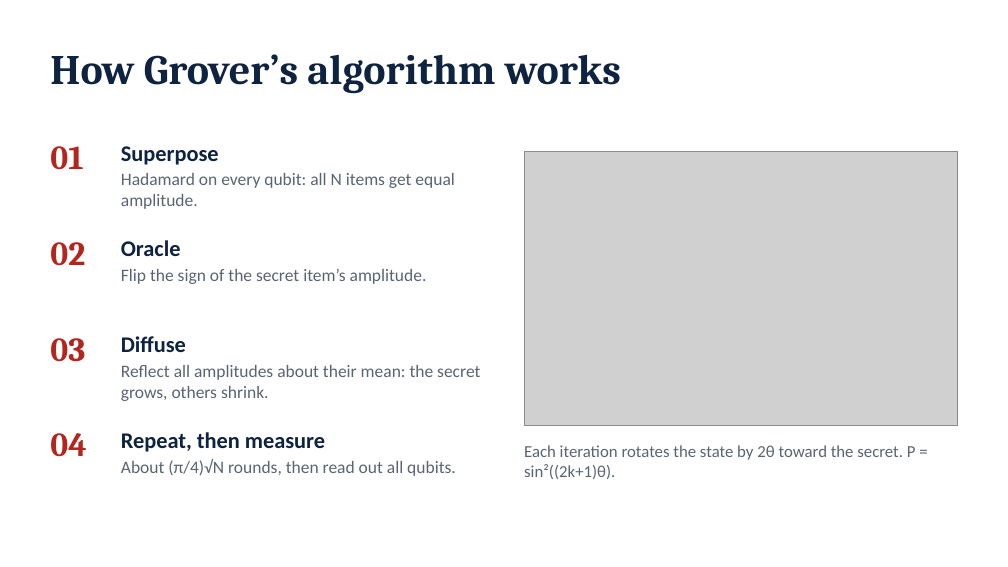
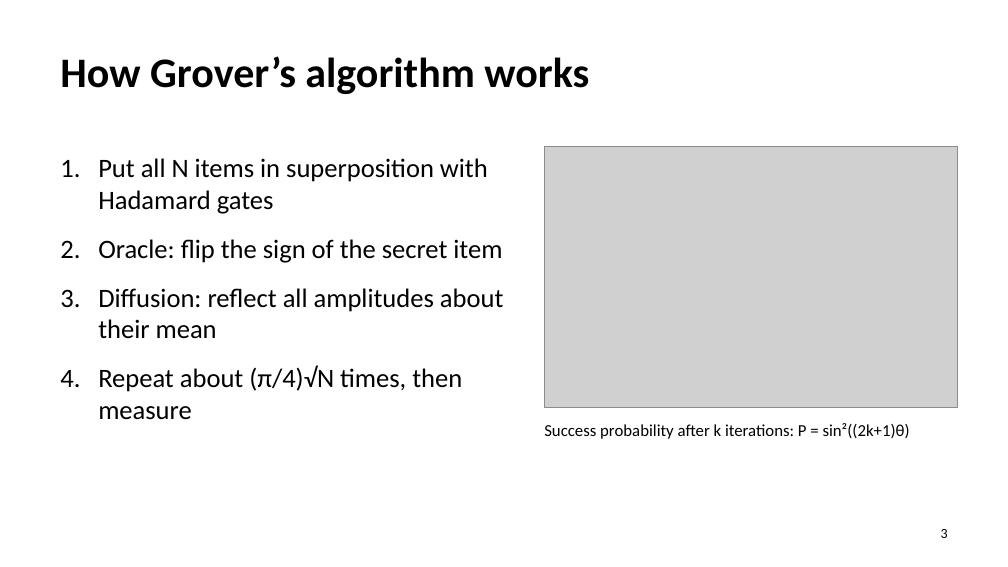
Before and after one commit to Kavin-JS/GrovX, a slide deck: slide 3 of files/GrovX_Presentation.pptx. Drawn at 1008x567 pixels with LibreOffice and Linux fonts; fonts in the diff are those of the drawing; grey boxes stand for pictures. Boxes give left, top, right and bottom in pixels: in the first picture for what was removed or moved away, otherwise in the second. Text is boxed around its words. In the diff, an @@ line names an element or a change of style, - is before the commit and + after.

```diff
--- a/files/GrovX_Presentation.pptx
+++ b/files/GrovX_Presentation.pptx
@@ text "How Grover’s algorithm works": place and size @@
-text "How Grover’s algorithm works" at [50,54,621,94]
+text "How Grover’s algorithm works" at [60,56,589,94]
@@ text "How Grover’s algorithm works" at [60,56,589,94]: font Cambria to Calibri, text colour #0E2340 to #000000 @@
@@ text removed at [50,146,83,170] @@
-01
@@ text removed at [121,146,219,165] @@
-Superpose
@@ picture: place and size @@
-picture at [524,151,958,425]
+picture at [544,146,958,407]
@@ text added at [98,158,503,420], 19 pt, text #000000 @@
+1. Put all N items in superposition with Hadamard gates
+2. Oracle: flip the sign of the secret item
+3. Diffusion: reflect all amplitudes about their mean
+4. Repeat about (π/4)√N times, then measure
@@ text removed at [121,173,454,209] @@
-Hadamard on every qubit: all N items get equal amplitude.
@@ text removed at [50,242,85,266] @@
-02
@@ text removed at [121,240,181,256] @@
-Oracle
@@ text removed at [121,269,427,284] @@
-Flip the sign of the secret item’s amplitude.
@@ text removed at [50,338,85,362] @@
-03
@@ text removed at [121,336,186,352] @@
-Diffuse
@@ text removed at [121,365,480,401] @@
-Reflect all amplitudes about their mean: the secret grows, others shrink.
@@ text removed at [50,433,87,457] @@
-04
@@ text removed at [121,432,325,452] @@
-Repeat, then measure
@@ text at [544,423,910,439]: text changed; text colour #5B6472 to #000000 @@
-Each iteration rotates the state by 2θ toward the secret. P = sin²((2k+1)θ).
+Success probability after k iterations: P = sin²((2k+1)θ)
@@ text removed at [121,459,456,476] @@
-About (π/4)√N rounds, then read out all qubits.
@@ page number added at [941,529,948,538], 10 pt, text #000000 @@
+3
```
Also in this commit, not shown: 10 other slides changed, 13 other files.
